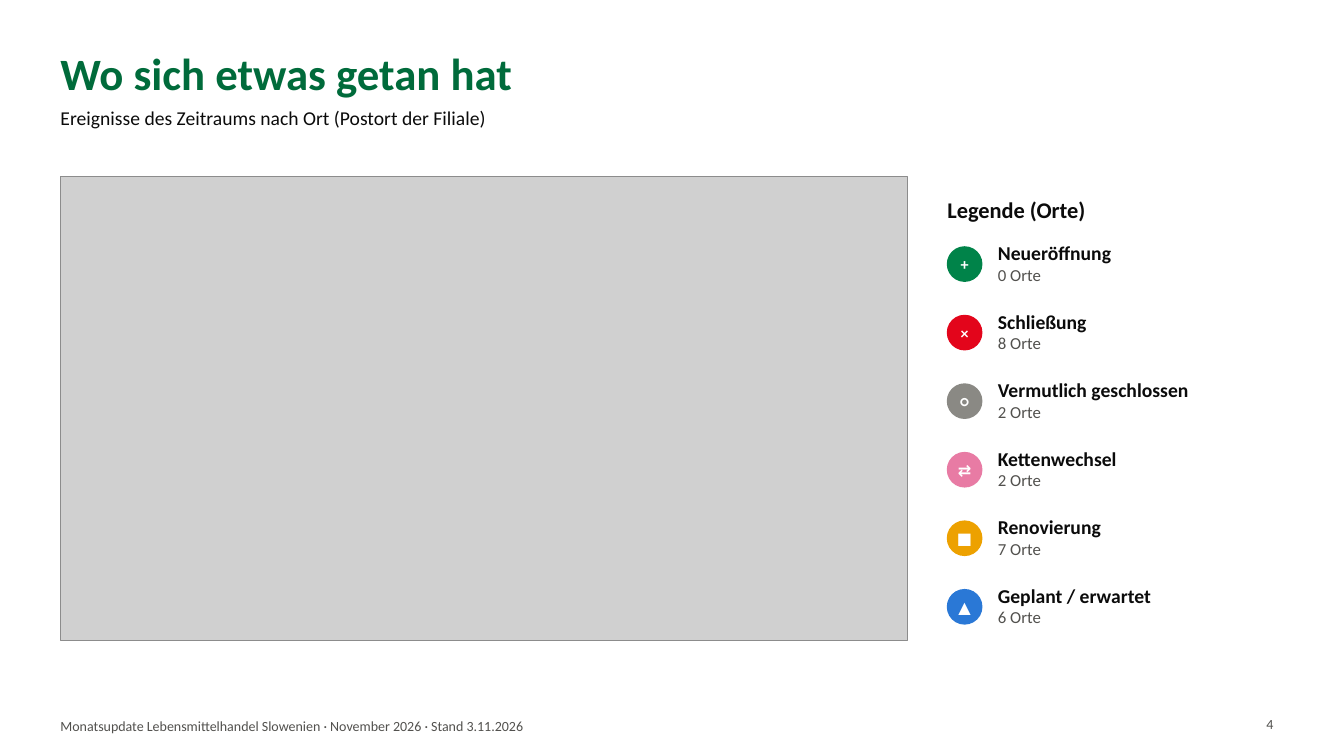
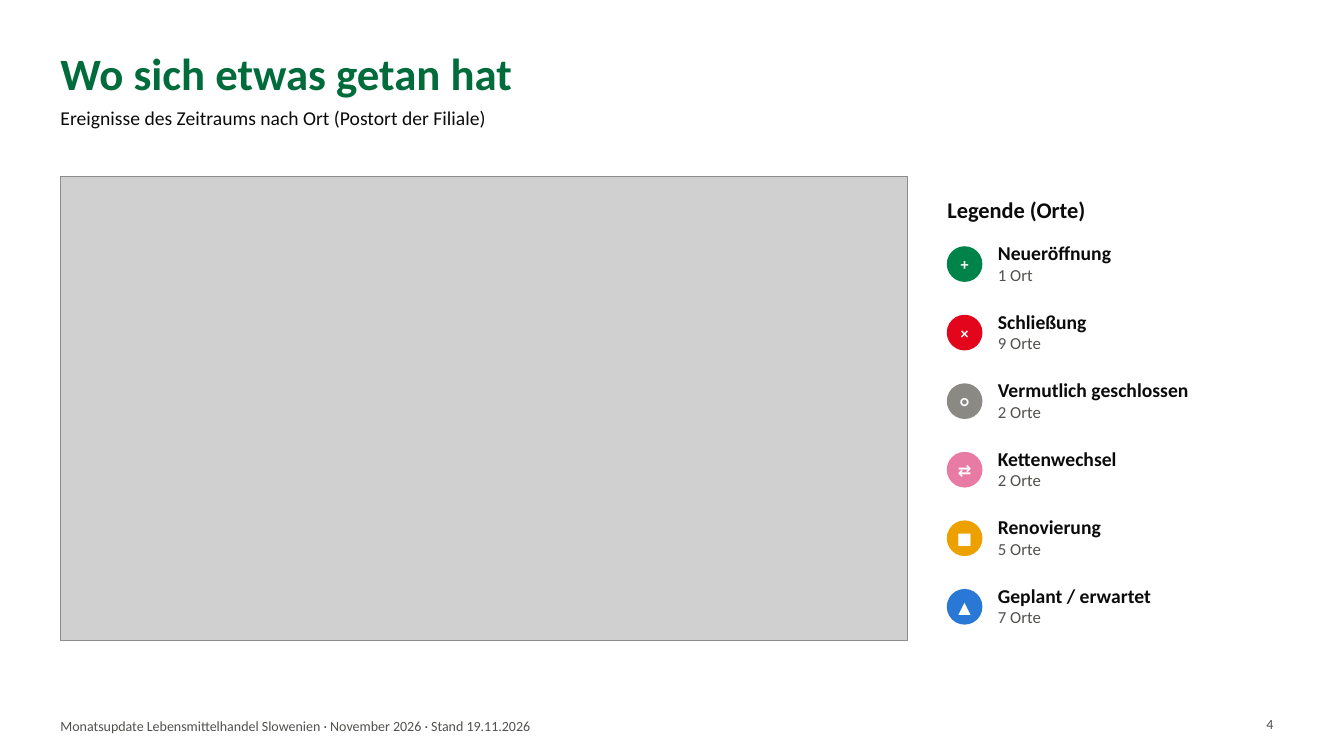
Before and after one commit to petersparnepremicnine-del/filialtracker-update, a slide deck: slide 4 of archiv/2026-11.pptx. Drawn at 1344x756 pixels with LibreOffice and Linux fonts; fonts in the diff are those of the drawing; grey boxes stand for pictures. Boxes give left, top, right and bottom in pixels: in the first picture for what was removed or moved away, otherwise in the second. Text is boxed around its words. In the diff, an @@ line names an element or a change of style, - is before the commit and + after.

```diff
--- a/archiv/2026-11.pptx
+++ b/archiv/2026-11.pptx
@@ text at box(998, 270, 1033, 281): text changed @@
-0 Orte
+1 Ort
@@ text at box(998, 338, 1041, 349): text changed @@
-8 Orte
+9 Orte
@@ text at box(998, 544, 1041, 555): text changed @@
-7 Orte
+5 Orte
@@ text at box(998, 612, 1041, 623): text changed @@
-6 Orte
+7 Orte
@@ text at box(60, 721, 531, 734): text changed @@
-Monatsupdate Lebensmittelhandel Slowenien · November 2026 · Stand 3.11.2026
+Monatsupdate Lebensmittelhandel Slowenien · November 2026 · Stand 19.11.2026
```
Also in this commit, not shown: 7 other slides changed, 7 other files.
